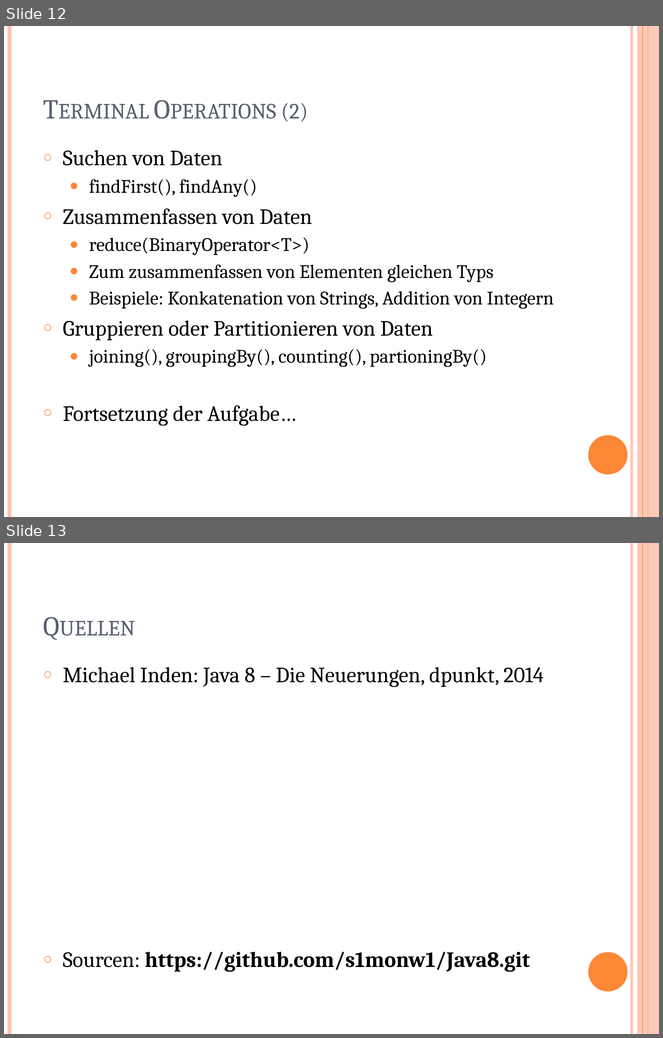
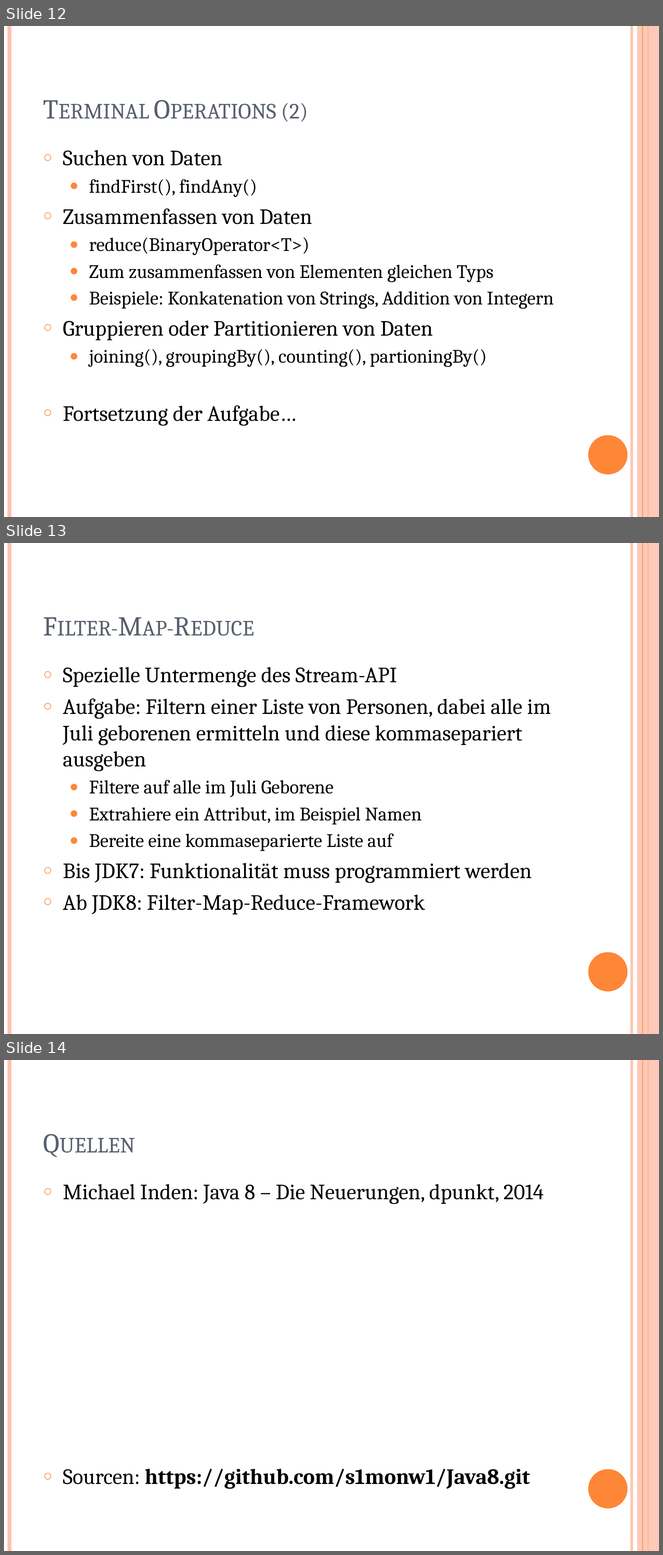
Before and after one commit to s1monw1/Java8, a slide deck: res/Java_8_Neuerungen_2.pptx. Shown one above the other, each under a label of ours: slides 12 and 13 before the commit, slides 12, 13 and 14 after it. The pictures are 663x1038 and 663x1555 pixels, drawn with LibreOffice and Linux fonts; fonts in the diff are those of the drawing. Boxes give left, top, right and bottom in pixels: in the first picture for what was removed or moved away, otherwise in the second. Text is boxed around its words. In the diff, an @@ line names an element or a change of style, - is before the commit and + after.

Commit message:
Stream-Vortrag fortgesetzt

```diff
--- a/res/Java_8_Neuerungen_2.pptx
+++ b/res/Java_8_Neuerungen_2.pptx
@@ slide 13 added at box(4, 543, 659, 1034), background #FFFFFF; not listed: 6 template elements that a slide beside it also shows @@
@@ title added at box(37, 563, 572, 644), 30 pt, text #575F6D, small capitals @@
+Filter-Map-Reduce
@@ text added at box(63, 667, 551, 915), 24 pt, text #000000 @@
+○ Spezielle Untermenge des Stream-API
+○ Aufgabe: Filtern einer Liste von Personen, dabei alle im Juli geborenen ermitteln und diese kommasepariert ausgeben
+  ● Filtere auf alle im Juli Geborene
+  ● Extrahiere ein Attribut, im Beispiel Namen
+  ● Bereite eine kommaseparierte Liste auf
+○ Bis JDK7: Funktionalität muss programmiert werden
+○ Ab JDK8: Filter-Map-Reduce-Framework
@@ what was slide 13 is now slide 14 @@
```
Also in this commit, not shown: 3 other files.
